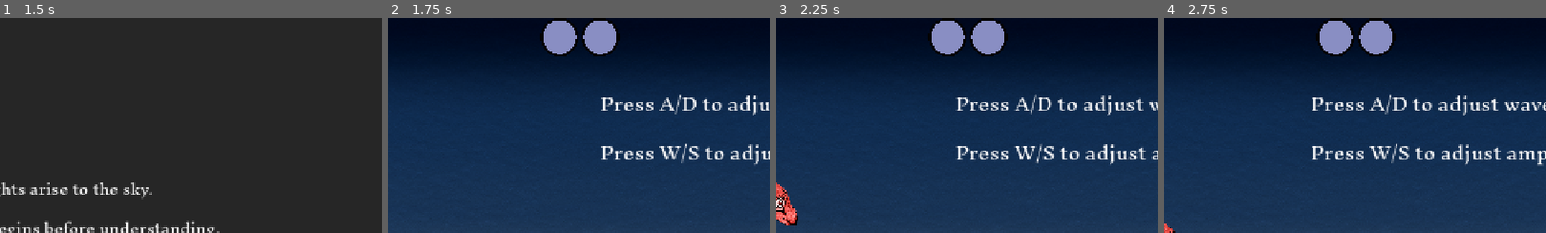
Above: before the commit, frames 1-4 (left to right).
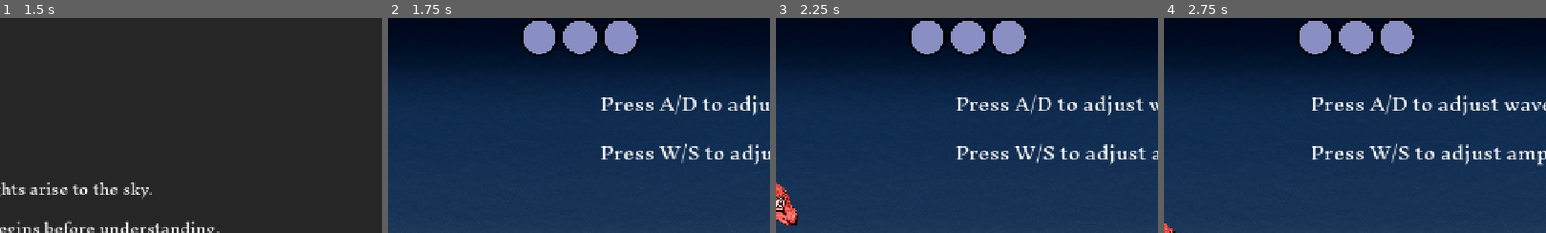
Above: after the commit, the same moments.

Repository: amap1380/waves
Game: Godot game, scene res://scenes/level_select.tscn
The game is run twice, just before and just after one commit, with the same random seed, the same clock (stepped at 60 frames per second) and the same inputs.
Inputs:
- Up to frame 1 (1.5 s): click "1" at 0.5 s; tap Enter (ui_accept) at 1.25 s; hold D (right) from 1.28 s (still down)
- Up to frame 2 (1.75 s): keep holding D (right); tap Enter (ui_accept) at 1.52 s
- Up to frame 3 (2.25 s): tap A (left) at 2 s; release D (right) at 2.03 s; hold Down (down) from 2.03 s (still down)
- Up to frame 4 (2.75 s): keep holding Down (down); tap Enter (ui_accept) at 2.27 s
The pictures show only the part of the screen within x 25-75%, y 0-50%; the shares and areas given below are measured in that part.

Frame 1 is identical in both runs. In frame 2, 3.8% of the frame differs, in the area x 34-66%, y 0-18%; in frame 3, 3.8%; in frame 4, 3.8%.

Commit message:
fixed some orbs and score bugs

Diff:
--- a/scenes/levels/level_1.tscn
+++ b/scenes/levels/level_1.tscn
@@ -8,7 +8,7 @@
 
 [node name="level 1" type="Node2D"]
 script = ExtResource("1_6761a")
-number_of_orbs = 2
+number_of_orbs = 3
 max_positive = 2
 max_negetive = 2
 metadata/_edit_vertical_guides_ = [712.0]
--- a/scenes/main.tscn
+++ b/scenes/main.tscn
@@ -25,7 +25,6 @@
 [ext_resource type="PackedScene" uid="uid://cjydngvj1swak" path="res://scenes/day_night_cycle.tscn" id="13_trceg"]
 [ext_resource type="Texture2D" uid="uid://jxvlanv6wx4u" path="res://assets/Bg/bg alone_no texture.png" id="16_2wyq8"]
 [ext_resource type="Texture2D" uid="uid://qsonnftfq5wd" path="res://assets/Bg/paper texture darker.png" id="16_vxglm"]
-[ext_resource type="PackedScene" uid="uid://bgvfnquovx67t" path="res://scenes/red_star.tscn" id="25_og1vs"]
 [ext_resource type="Script" uid="uid://dmwkhtbt7uhl2" path="res://scripts/orbs_container.gd" id="25_2wyq8"]
 [ext_resource type="PackedScene" uid="uid://d0uke0bcx6w1n" path="res://scenes/day_night_cycle_shader.tscn" id="26_2wyq8"]
 
--- a/scripts/main.gd
+++ b/scripts/main.gd
@@ -132,10 +132,10 @@
 
 
 func _on_head_devoured(area: Collectable) -> void:
-	if area.score > 0:
-		self.positive_score += area.score
-		orbs_container.set_positive(self.positive_score)
-	else:
-		self.negetive_score += area.score
-		orbs_container.set_negetive(self.negetive_score)
+	self.positive_score += area.score
+	self.positive_score = maxi(self.positive_score, 0)
+	self.negetive_score += area.score
+	self.negetive_score = mini(self.negetive_score, 0)
+	orbs_container.set_positive(self.positive_score)
+	orbs_container.set_negetive(abs(self.negetive_score))
 	play_collected_sound()
--- a/scripts/orbs_container.gd
+++ b/scripts/orbs_container.gd
@@ -19,6 +19,6 @@
 	var orb:OrbsUI = get_child(negetive_index)
 	if value > orb.negetive_bar.max_value * abs(negetive_index):
 		negetive_index -= 1
-		set_positive(value - int(orb.negetive_bar.max_value) * (negetive_index))
+		set_negetive(value - int(orb.negetive_bar.max_value) * abs(negetive_index + 1))
 	else:
 		orb.negetive_bar.value = value
Not shown: 1 places in scenes/main.tscn that only renumber resources
